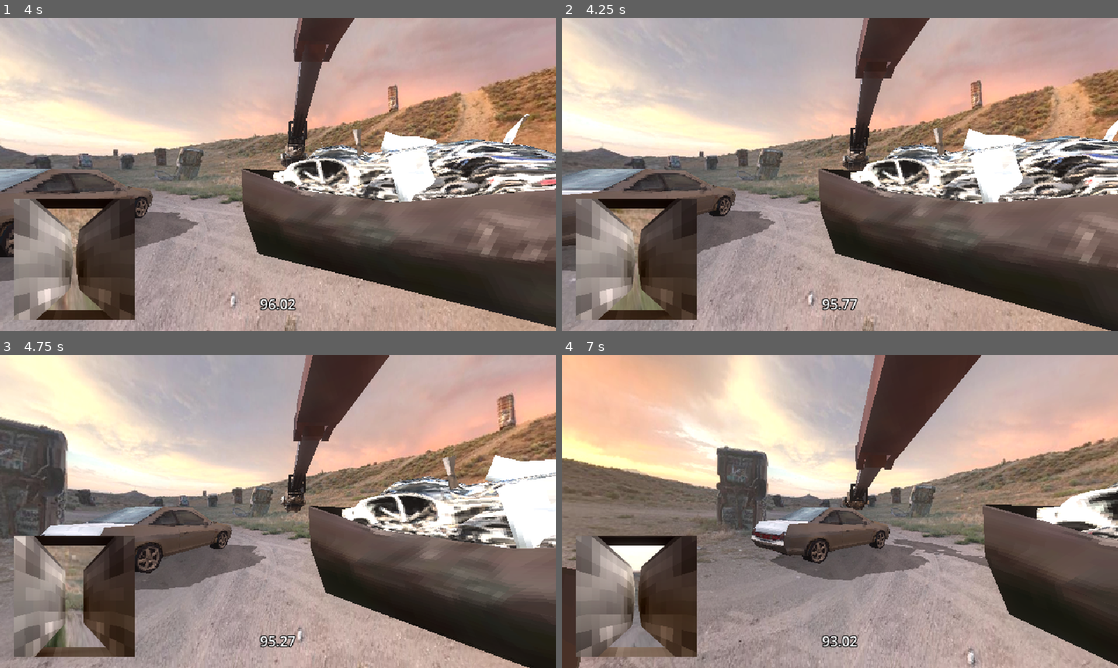
Above: before the commit, frames 1-4 (two rows, left to right).
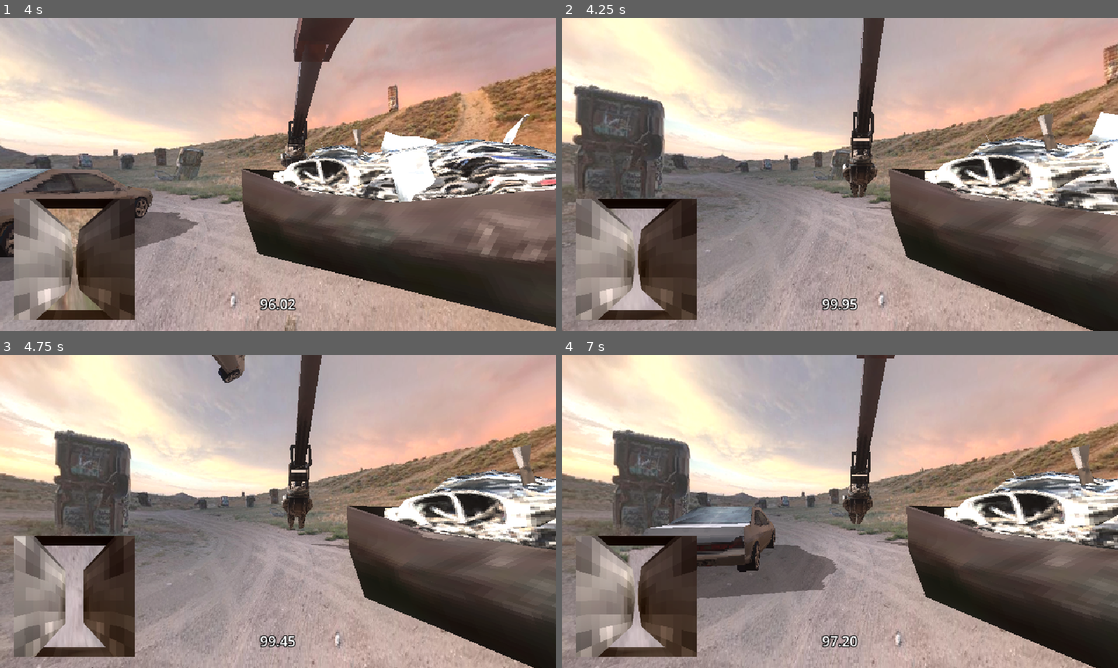
Above: after the commit, the same moments.

Repository: Rionit/Pirate-Software-Game-Jam-16
Game: Godot game, scene res://Scenes/main.tscn
Two runs of this game, one before a commit and one after it. Both use one fixed random seed, a clock stepped at 60 frames per second and the inputs below. Sound files missing from this copy of the repository are replaced by a short silence.
Inputs:
- Up to frame 1 (4 s): hold D (right) 0.53-1.28 s; hold W (front) 0.53-1.28 s; hold S (back) 1.28-2.03 s; tap F (pinch) at 1.35, 2.85 s; hold D (right) 2.03-2.78 s; hold W (front) 2.03-2.78 s; hold Space (up) 2.78-3.53 s; hold A (left) from 3.53 s (still down); hold W (front) from 3.53 s (still down)
- Up to frame 2 (4.25 s): keep holding A (left); keep holding W (front); tap R (restart, bound only after the commit) at 4.15 s
- Up to frame 3 (4.75 s): keep holding A (left); release W (front) at 4.28 s; tap F (pinch) at 4.35 s
- Up to frame 4 (7 s): release A (left) at 5.03 s; hold S (back) 5.03-5.78 s; hold W (front) 5.03-5.78 s; hold D (right) 5.78-6.53 s; tap F (pinch) at 5.85 s; hold Space (up) from 6.53 s (still down); hold W (front) from 6.53 s (still down)

Frame 1 is identical in both runs. In frame 2, 47% of the frame differs, in the area x 0-100%, y 0-100%; in frame 3, 41%; in frame 4, 56%.

Commit message:
Added restart button

Diff:
--- a/Scripts/game_manager.gd
+++ b/Scripts/game_manager.gd
@@ -51,6 +51,10 @@
 func car_destroyed():
 	spawn_car()
 
+func _input(event: InputEvent) -> void:
+	if event.is_action_pressed("restart"):
+		get_tree().reload_current_scene()
+
 func spawn_car(car: PackedScene = HONDA_ACCORD):
 	var instance : Car = car.instantiate()
 	add_child(instance)
--- a/project.godot
+++ b/project.godot
@@ -75,6 +75,11 @@
 "events": [Object(InputEventKey,"resource_local_to_scene":false,"resource_name":"","device":-1,"window_id":0,"alt_press …(192 unchanged characters)…
 ]
 }
+restart={
+"deadzone": 0.5,
+"events": [Object(InputEventKey,"resource_local_to_scene":false,"resource_name":"","device":-1,"window_id":0,"alt_pressed":false,"shift_pressed":false,"ctrl_pressed":false,"meta_pressed":false,"pressed":false,"keycode":0,"physical_keycode":82,"key_label":0,"unicode":114,"location":0,"echo":false,"script":null)
+]
+}
 
 [rendering]
 
